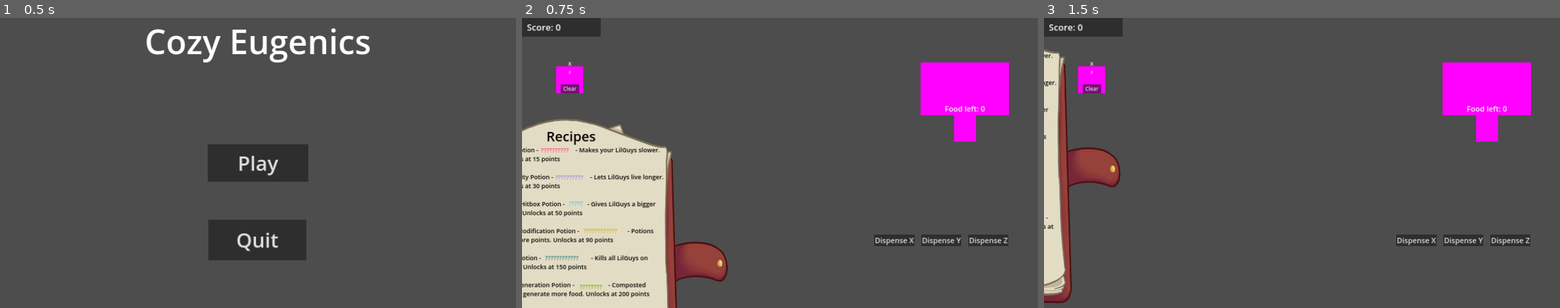
Above: before the commit, frames 1-3 (left to right).
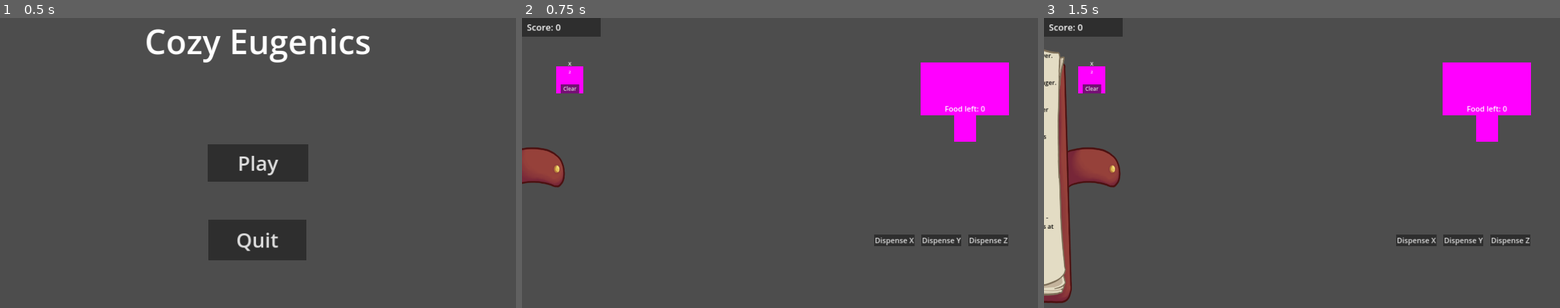
Above: after the commit, the same moments.

Repository: BoopEnthusiast/Cozy-Spring-Jam-2024
Game: Godot game, scene res://scenes/main_menu_screen.tscn
Same seed, same stepped clock (60 frames per second), same inputs: the game is played once before the commit and once after it.
Inputs (mouse positions are in pixels of both pictures, inside the frame that each line leads up to; where the layout moved, square brackets give the same spot in the first picture):
- Up to frame 1 (0.5 s): no input
- Up to frame 2 (0.75 s): click "Play" at 0.5 s
- Up to frame 3 (1.5 s): click (1059, 168) [1219, 261] at 1.25 s

Frame 1 is identical in both runs. In frame 2, 19% of the frame differs, in the area x 0-40%, y 34-100%; in frame 3, nothing differs.

Commit message:
Fixed recipes screen always moving out

Diff:
--- a/scenes/ending_screen.tscn
+++ b/scenes/ending_screen.tscn
@@ -2,12 +2,25 @@
 
 [node name="EndingScreen" type="CanvasLayer"]
 
-[node name="Panel" type="Panel" parent="."]
+[node name="EndScreenPanel" type="Panel" parent="."]
 offset_left = 4.0
 offset_right = 3843.0
 offset_bottom = 2160.0
 
-[node name="RichTextLabel" type="RichTextLabel" parent="Panel"]
+[node name="GameOverTitle" type="RichTextLabel" parent="EndScreenPanel"]
 layout_mode = 0
-offset_right = 40.0
-offset_bottom = 40.0
+offset_left = 1361.0
+offset_top = 30.0
+offset_right = 2504.0
+offset_bottom = 374.0
+theme_override_font_sizes/normal_font_size = 200
+text = "Game Over"
+
+[node name="GameOverText" type="RichTextLabel" parent="EndScreenPanel"]
+layout_mode = 0
+offset_left = 295.0
+offset_top = 362.0
+offset_right = 3574.0
+offset_bottom = 1992.0
+theme_override_font_sizes/normal_font_size = 100
+text = "You gave your LilGuys too much power! "
--- a/scenes/main.tscn
+++ b/scenes/main.tscn
@@ -71,7 +71,9 @@
 text = "Score: "
 script = ExtResource("7_3vixa")
 
-[node name="RecipesScreen" parent="." instance=ExtResource("8_hntjs")]
-
 [node name="EndingScreen" parent="." instance=ExtResource("9_oil3o")]
 visible = false
+
+[node name="RecipesScreen" type="CanvasLayer" parent="."]
+
+[node name="RecipeBackground" parent="RecipesScreen" instance=ExtResource("8_hntjs")]
--- a/scenes/recipes_screen.tscn
+++ b/scenes/recipes_screen.tscn
@@ -1,6 +1,5 @@
-[gd_scene load_steps=17 format=3 uid="uid://crmdcshv7rb21"]
-
-[ext_resource type="Script" path="res://scripts/recipes_screen.gd" id="1_7hkwy"]
+[gd_scene load_steps=16 format=3 uid="uid://crmdcshv7rb21"]
+
 [ext_resource type="Script" path="res://scripts/book_button.gd" id="2_fpp56"]
 [ext_resource type="Texture2D" uid="uid://dtq3r2y3wova7" path="res://resources/recipe_book.png" id="2_l51jg"]
 [ext_resource type="Script" path="res://scripts/longevity_potion_recipe.gd" id="2_rh8d8"]
@@ -33,27 +32,42 @@
 
 "
 
-[sub_resource type="Animation" id="Animation_lm6jd"]
+[sub_resource type="Animation" id="Animation_cxq55"]
+resource_name = "open_recipes"
+tracks/0/type = "value"
+tracks/0/imported = false
+tracks/0/enabled = true
+tracks/0/path = NodePath(".:position")
+tracks/0/interp = 1
+tracks/0/loop_wrap = true
+tracks/0/keys = {
+"times": PackedFloat32Array(0, 1),
+"transitions": PackedFloat32Array(1, 1),
+"update": 0,
+"values": [Vector2(-3000, -429), Vector2(-1500, -429)]
+}
+
+[sub_resource type="Animation" id="Animation_i6dvc"]
 length = 0.001
 tracks/0/type = "value"
 tracks/0/imported = false
 tracks/0/enabled = true
-tracks/0/path = NodePath("RecipeBackground:position")
+tracks/0/path = NodePath(".:position")
 tracks/0/interp = 1
 tracks/0/loop_wrap = true
 tracks/0/keys = {
 "times": PackedFloat32Array(0),
 "transitions": PackedFloat32Array(1),
 "update": 0,
-"values": [Vector2(-1788, 274)]
-}
-
-[sub_resource type="Animation" id="Animation_bo715"]
+"values": [Vector2(-3000, -429)]
+}
+
+[sub_resource type="Animation" id="Animation_1re22"]
 resource_name = "close_recipes"
 tracks/0/type = "value"
 tracks/0/imported = false
 tracks/0/enabled = true
-tracks/0/path = NodePath("RecipeBackground:position")
+tracks/0/path = NodePath(".:position")
 tracks/0/interp = 1
 tracks/0/loop_wrap = true
 tracks/0/keys = {
@@ -63,44 +77,26 @@
 "values": [Vector2(-1500, -429), Vector2(-3000, -429)]
 }
 
-[sub_resource type="Animation" id="Animation_k2qna"]
-resource_name = "open_recipes"
-tracks/0/type = "value"
-tracks/0/imported = false
-tracks/0/enabled = true
-tracks/0/path = NodePath("RecipeBackground:position")
-tracks/0/interp = 1
-tracks/0/loop_wrap = true
-tracks/0/keys = {
-"times": PackedFloat32Array(0, 1),
-"transitions": PackedFloat32Array(1, 1),
-"update": 0,
-"values": [Vector2(-3000, -429), Vector2(-1500, -429)]
-}
-
-[sub_resource type="AnimationLibrary" id="AnimationLibrary_uboac"]
+[sub_resource type="AnimationLibrary" id="AnimationLibrary_2gads"]
 _data = {
-"RESET": SubResource("Animation_lm6jd"),
-"close_recipes": SubResource("Animation_bo715"),
-"open_recipes": SubResource("Animation_k2qna")
-}
-
-[node name="RecipesScreen" type="CanvasLayer"]
-script = ExtResource("1_7hkwy")
-
-[node name="RecipeBackground" type="Panel" parent="."]
+"RESET": SubResource("Animation_i6dvc"),
+"close_recipes": SubResource("Animation_1re22"),
+"open_recipes": SubResource("Animation_cxq55")
+}
+
+[node name="RecipeBackground" type="Panel"]
 anchors_preset = 4
 anchor_top = 0.5
 anchor_bottom = 0.5
-offset_left = -1788.0
-offset_top = -806.0
-offset_right = 2505.0
-offset_bottom = 2165.0
+offset_left = -3000.0
+offset_top = -1509.0
+offset_right = 1293.0
+offset_bottom = 1462.0
 grow_vertical = 2
 mouse_filter = 2
 theme_override_styles/panel = SubResource("StyleBoxTexture_g1q31")
 
-[node name="RecipesTitle" type="RichTextLabel" parent="RecipeBackground"]
+[node name="RecipesTitle" type="RichTextLabel" parent="."]
 layout_mode = 1
 anchors_preset = 15
 anchor_right = 1.0
@@ -116,7 +112,7 @@
 text = "                         Recipes
 "
 
-[node name="PotionRecipes" type="RichTextLabel" parent="RecipeBackground"]
+[node name="PotionRecipes" type="RichTextLabel" parent="."]
 layout_mode = 1
 anchors_preset = 14
 anchor_top = 0.5
@@ -147,7 +143,7 @@
 Strength Potion -                                                                       - Make your LilGuys strong. Unlocks at 1000 points
 "
 
-[node name="SlowPotionRecipe" type="RichTextLabel" parent="RecipeBackground/PotionRecipes"]
+[node name="SlowPotionRecipe" type="RichTextLabel" parent="PotionRecipes"]
 layout_mode = 0
 offset_left = 305.0
 offset_top = 1.0
@@ -158,7 +154,7 @@
 text = "XYZZYZXXZ"
 script = SubResource("GDScript_hdcuv")
 
-[node name="LongevityPotionRecipe" type="RichTextLabel" parent="RecipeBackground/PotionRecipes"]
+[node name="LongevityPotionRecipe" type="RichTextLabel" parent="PotionRecipes"]
 layout_mode = 0
 offset_left = 412.0
 offset_top = 203.0
@@ -169,7 +165,7 @@
 text = "ZZZYYZYXXX"
 script = ExtResource("2_rh8d8")
 
-[node name="HitboxPotionRecipe" type="RichTextLabel" parent="RecipeBackground/PotionRecipes"]
+[node name="HitboxPotionRecipe" type="RichTextLabel" parent="PotionRecipes"]
 layout_mode = 0
 offset_left = 513.0
 offset_top = 398.0
@@ -180,7 +176,7 @@
 text = "XYXYX"
 script = ExtResource("3_tpu4c")
 
-[node name="PointPotionRecipe" type="RichTextLabel" parent="RecipeBackground/PotionRecipes"]
+[node name="PointPotionRecipe" type="RichTextLabel" parent="PotionRecipes"]
 layout_mode = 0
 offset_left = 623.0
 offset_top = 601.0
@@ -191,7 +187,7 @@
 text = "XYZZYXZYXXZY "
 script = ExtResource("4_qhqr5")
 
-[node name="KillAllPotionRecipe" type="RichTextLabel" parent="RecipeBackground/PotionRecipes"]
+[node name="KillAllPotionRecipe" type="RichTextLabel" parent="PotionRecipes"]
 layout_mode = 0
 offset_left = 336.0
 offset_top = 804.0
@@ -202,7 +198,7 @@
 text = "YYYYXXXXZZZZ"
 script = ExtResource("5_l5x6m")
 
-[node name="FoodPotionRecipe" type="RichTextLabel" parent="RecipeBackground/PotionRecipes"]
+[node name="FoodPotionRecipe" type="RichTextLabel" parent="PotionRecipes"]
 layout_mode = 0
 offset_left = 594.0
 offset_top = 1018.0
@@ -213,7 +209,7 @@
 text = "ZYXYXZYX "
 script = ExtResource("6_bv6fg")
 
-[node name="SentiencePotionRecipe" type="RichTextLabel" parent="RecipeBackground/PotionRecipes"]
+[node name="SentiencePotionRecipe" type="RichTextLabel" parent="PotionRecipes"]
 layout_mode = 0
 offset_left = 446.0
 offset_top = 1206.0
@@ -224,7 +220,7 @@
 text = "ZYXYZXZXYZXYYZXZXYXZXXYZX "
 script = ExtResource("7_modhv")
 
-[node name="StrengthPotionUnlocked" type="RichTextLabel" parent="RecipeBackground/PotionRecipes"]
+[node name="StrengthPotionUnlocked" type="RichTextLabel" parent="PotionRecipes"]
 layout_mode = 0
 offset_left = 424.0
 offset_top = 1476.0
@@ -235,7 +231,7 @@
 text = "XZYXZXYZYXZXZXZYXYYZXYYZXXZYY"
 script = ExtResource("8_j3dm0")
 
-[node name="BookButton" type="Button" parent="RecipeBackground"]
+[node name="BookButton" type="Button" parent="."]
 show_behind_parent = true
 layout_mode = 1
 anchors_preset = 4
@@ -250,7 +246,7 @@
 
 [node name="AnimationPlayer" type="AnimationPlayer" parent="."]
 libraries = {
-"": SubResource("AnimationLibrary_uboac")
-}
-
-[connection signal="pressed" from="RecipeBackground/BookButton" to="RecipeBackground/BookButton" method="_on_pressed"]
+"": SubResource("AnimationLibrary_2gads")
+}
+
+[connection signal="pressed" from="BookButton" to="BookButton" method="_on_pressed"]
--- a/scripts/book_button.gd
+++ b/scripts/book_button.gd
@@ -1,6 +1,7 @@
 extends Button
 @onready var recipes_screen = $".."
-@onready var animation_player = $"../../AnimationPlayer"
+@onready var animation_player = $"../AnimationPlayer"
+
 
 var recipesInFrame = false
 
